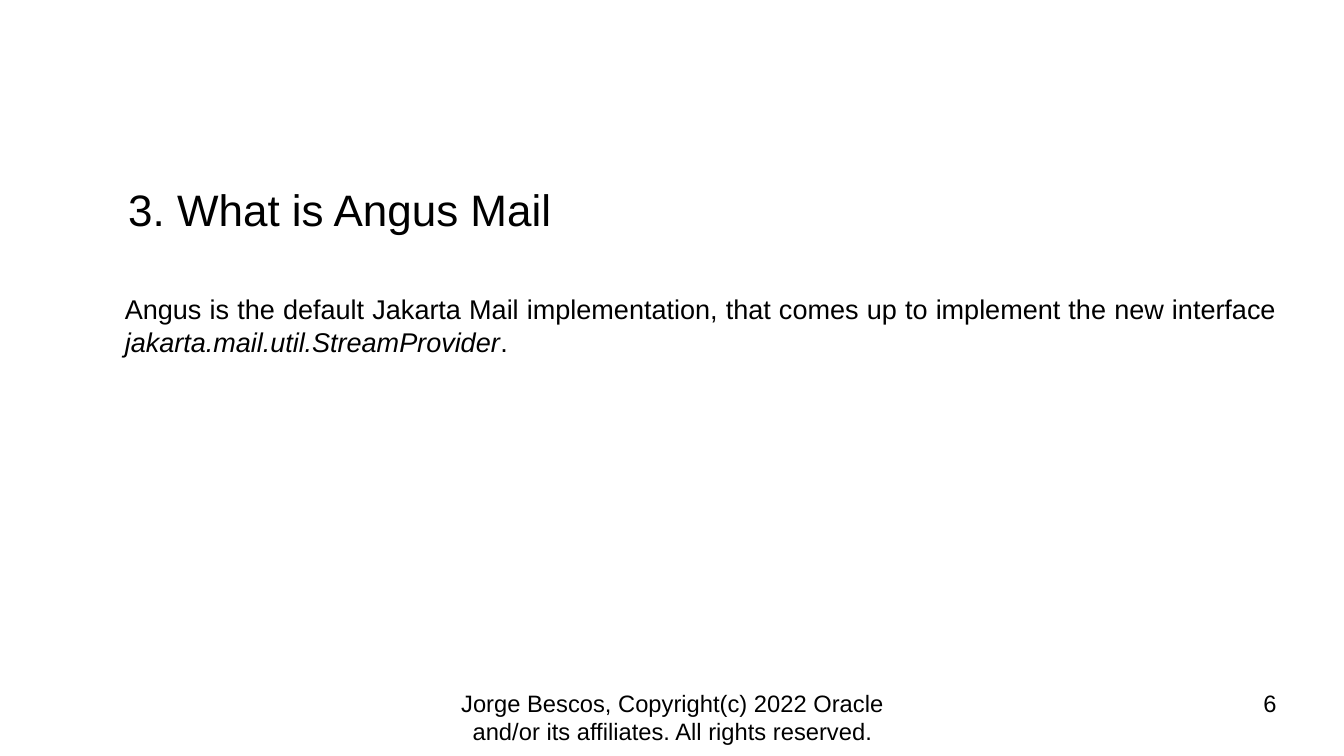
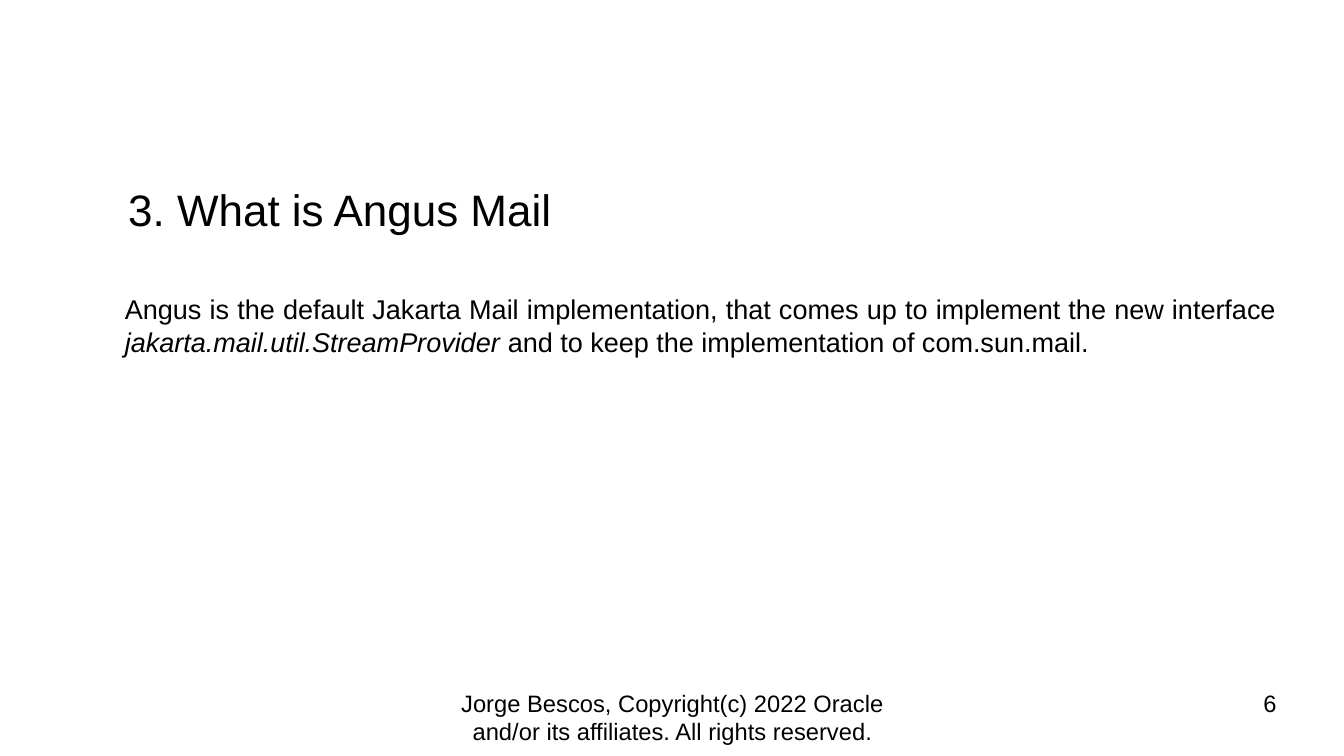
Before and after one commit to jbescos/jakartaEE10MailDemo, a slide deck: slide 6 of presentation/presentation.odp. Drawn at 1344x756 pixels with LibreOffice and Linux fonts; fonts in the diff are those of the drawing; background and template pictures are left out. Boxes give left, top, right and bottom in pixels: in the first picture for what was removed or moved away, otherwise in the second. Text is boxed around its words. In the diff, an @@ line names an element or a change of style, - is before the commit and + after.

```diff
--- a/presentation/presentation.odp
+++ b/presentation/presentation.odp
@@ text at bbox=[125, 299, 1276, 357]: text changed @@
-Angus is the default Jakarta Mail implementation, that comes up to implement the new interface jakarta.mail.util.StreamProvider.
+Angus is the default Jakarta Mail implementation, that comes up to implement the new interface jakarta.mail.util.StreamProvider and to keep the implementation of com.sun.mail.
```
Also in this commit, not shown: 3 other files.
